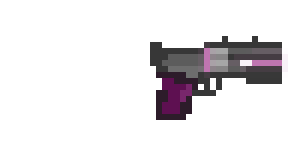
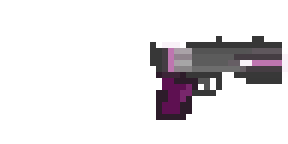
Layer changes from the first (288, 144) image to the second:
painted on "свет" over left=162, top=42, right=216, bottom=78
painted on "пистолет" over left=156, top=36, right=282, bottom=90
